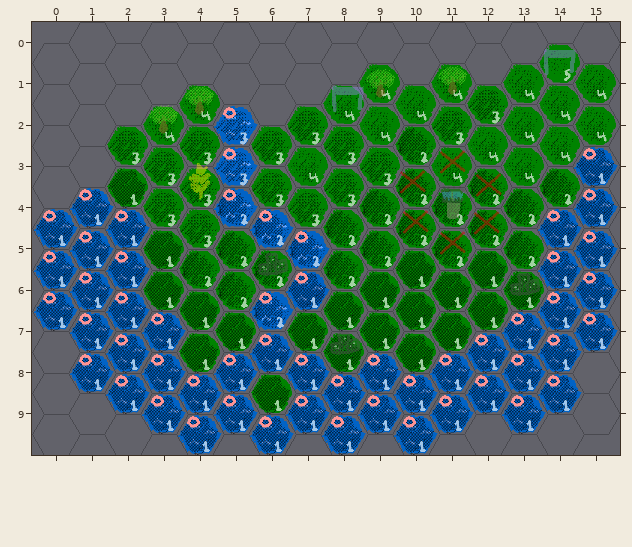
Tiled map (JSON): Tiled/Region5.json. This is how it looked before the edit.
Cells are 64x55 px. Hexagonal. Every second column is shifted by half a cell. Shown: x 0..15, y 0..9.
New version:
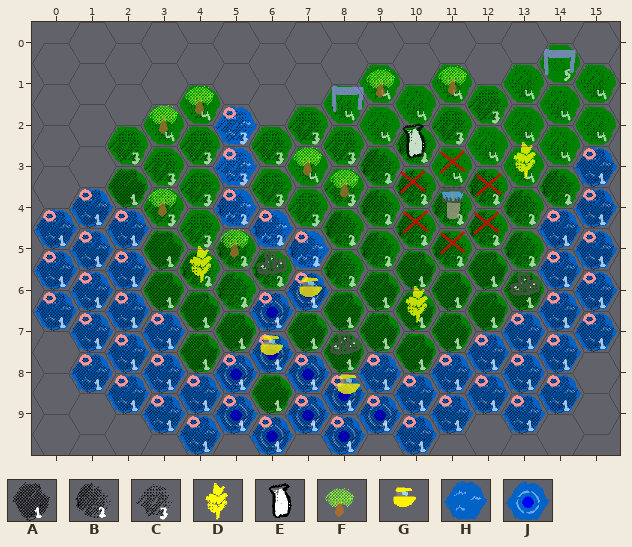
Key: from "Height": A 1, B 2, C 3; from "Objects": D 0 "Building", E 1 "Building", F 3 "Forest", G 10; from "Type": H 0, J 5.
_ is an empty cell.
Objects are placed by their top-left corner, in cells (3,4 is the top-left corner of cell 3,4); size is 1x1 cell unless given.
Message: add skimmer/dredger spawning & update map
The exact change:
layer "Objects" opacity 45% -> 79%
Layer "Tile Type":
Tile J replaces tile H in row 6 at x 6 to 7; in row 7 at x 6; in row 8 at x 5 and 7 to 8; in row 9 at x 5 to 9.
Layer "Tile Height":
Tile A replaces tile B in row 6 at x 6.
Tile B replaces tile C in row 3 at x 9.
Layer "Objects":
Object D "region5_grain1" at 4,3.4 size 1.3x1 becomes D "region5_grain1" at 4,5.4 size 1.3x1.
A new object: E "region5_cafo1" at 9.9,2.4 size 1.3x1.
A new object: D "region5_grain2" at 13,2.8 size 1.3x1.
A new object: F "Forest" at 7.1,2.8 size 1.3x1.
A new object: F "Forest" at 8.1,3.4 size 1.3x1.
A new object: F "Forest" at 3,3.8 size 1.3x1.
A new object: F "Forest" at 5,4.8 size 1.3x1.
A new object: G "region5_skimmer2" at 7,6 size 1.3x1.
A new object: D "region5_grain3" at 10.1,6.3 size 1.3x1.
A new object: G "region5_skimmer3" at 6,7.4 size 1.3x1.
A new object: G "region5_skimmer1" at 8.1,8.4 size 1.3x1.
